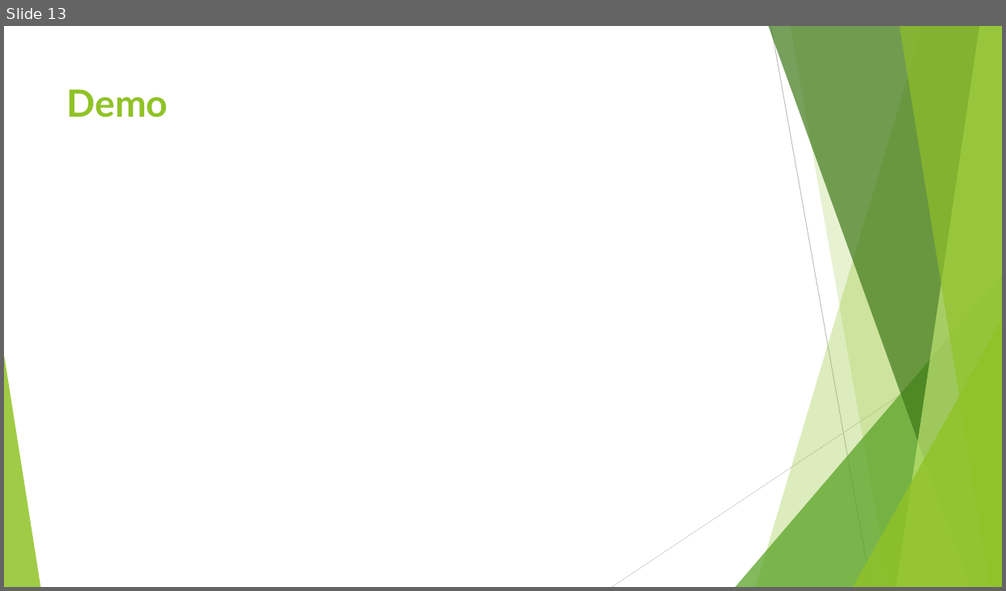
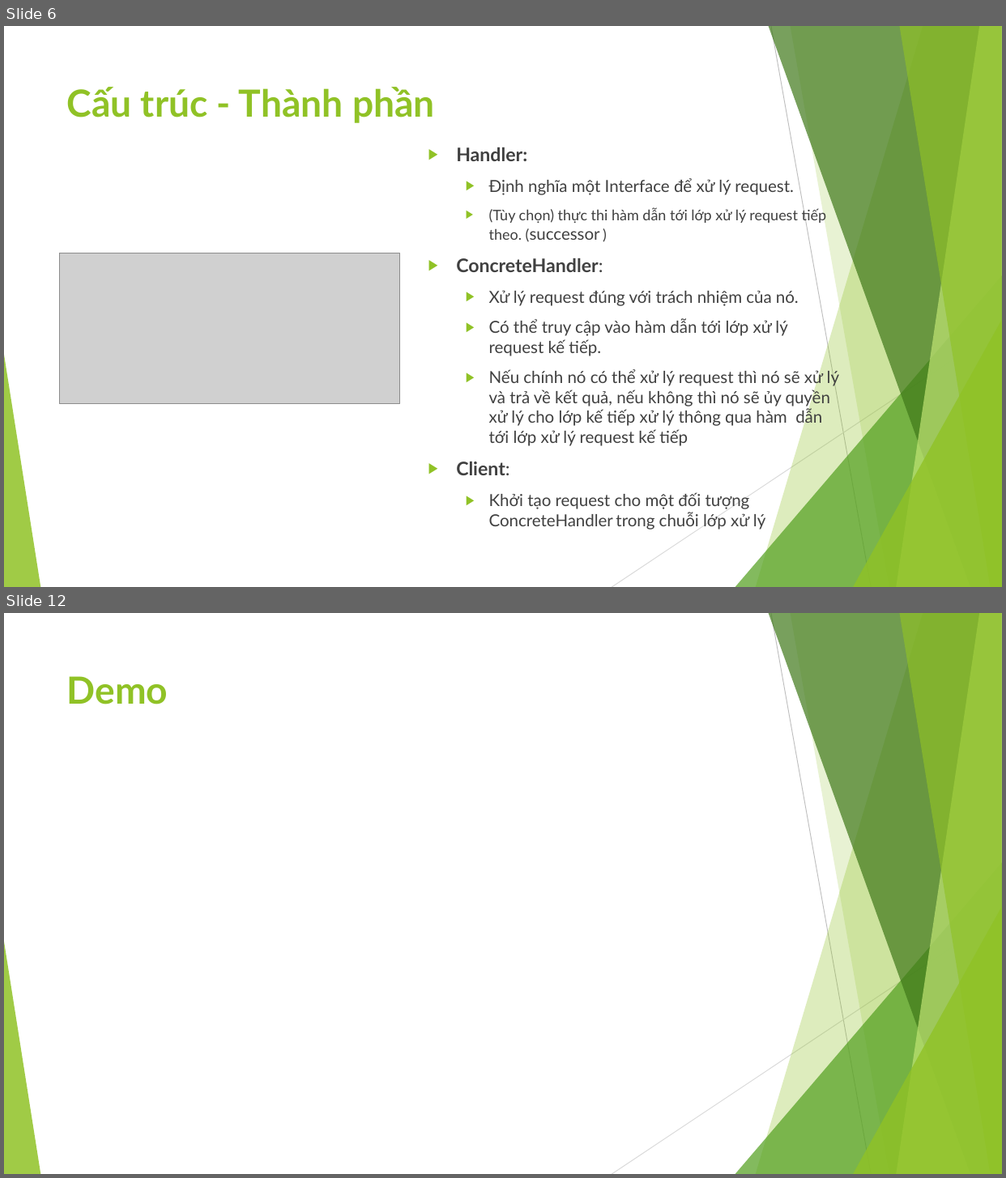
Before and after one commit to ChrisJamison/design_pattern, a slide deck: Báo cáo cuối kỳ/13. Chain of Responsibility/Slide.pptx. Shown one above the other, each under a label of ours: slide 13 before the commit, slides 6 and 12 after it; the slides between them are not shown. The pictures are 1006x591 and 1006x1178 pixels, drawn with LibreOffice and Linux fonts; fonts in the diff are those of the drawing; grey boxes stand for pictures. Boxes give left, top, right and bottom in pixels: in the first picture for what was removed or moved away, otherwise in the second. Text is boxed around its words. In the diff, an @@ line names an element or a change of style, - is before the commit and + after.

```diff
--- a/Báo cáo cuối kỳ/13. Chain of Responsibility/Slide.pptx
+++ b/Báo cáo cuối kỳ/13. Chain of Responsibility/Slide.pptx
@@ slide 6 added at (x1=4, y1=26, x2=1002, y2=587), background #FFFFFF; not listed: 10 template elements that a slide beside it also shows @@
@@ title added at (x1=67, y1=87, x2=435, y2=123), 36 pt, text #90C226, bold @@
+Cấu trúc - Thành phần
@@ text added at (x1=456, y1=148, x2=839, y2=530), 16 pt, text #404040 @@
+▶ Handler:
+  ▶ Định nghĩa một Interface để xử lý request.
+  ▶ (Tùy chọn) thực thi hàm dẫn tới lớp xử lý request tiếp theo. (successor )
+▶ ConcreteHandler:
+  ▶ Xử lý request đúng với trách nhiệm của nó.
+  ▶ Có thể truy cập vào hàm dẫn tới lớp xử lý request kế tiếp.
+  ▶ Nếu chính nó có thể xử lý request thì nó sẽ xử lý và trả về kết quả, nếu không thì nó sẽ ủy quyền xử lý cho lớp kế tiếp xử lý thông qua hàm dẫn tới lớp xử lý request kế tiếp
+▶ Client:
+  ▶ Khởi tạo request cho một đối tượng ConcreteHandler trong chuỗi lớp xử lý
@@ picture added at (x1=59, y1=253, x2=399, y2=404) @@
@@ what was slide 13 is now slide 12 @@
```
Also in this commit, not shown: 10 slides changed, 2 slides removed, 13 other files.
